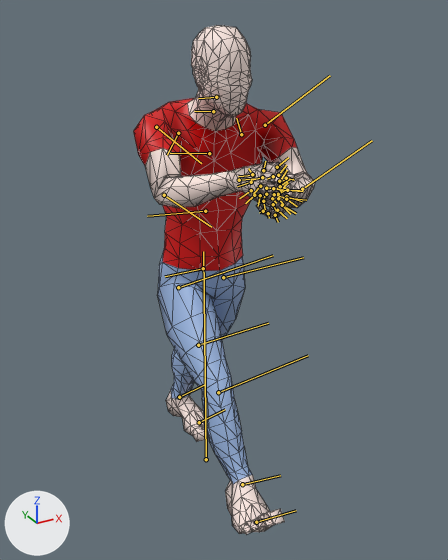
What one commit did to the FBX model Assets/FPS Character Animation Pack/Animations/Walking/SH/hip/My_Walk_Forward_HipAimed_SH.fbx.
Both versions are drawn from a 50 mm lens placed at (-0.969, -1.918, 1.788), pointed at (0.028, -0.106, 0.882). Lighting does not change. The marker at lower left points along +X, +Y and +Z. Both versions are drawn at frame 32 of the action 'Take 001'; the numbers are the values there. The bones that bend it are drawn over the model as lines. Mesh edges are drawn as thin lines.

In view in the first picture: 'HumanoidAvatar2_0'.
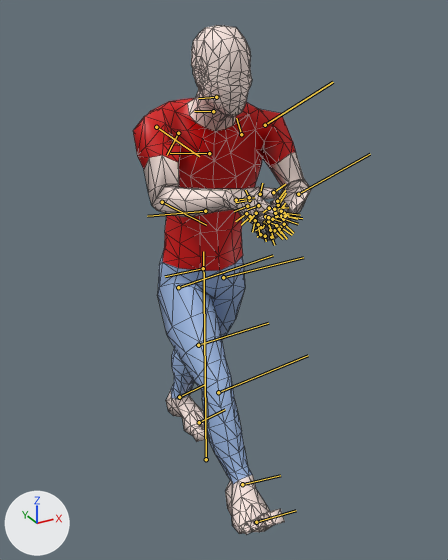
The change in detail:
Bone 'leftArm1_LoResUpperArm' (bone_leftarm1_loresupperarm) turns from (-40, -69, -12) to (-17, -66, -34) degrees about its own x, y and z.
Bone 'rightArm1_LoResUpperArm' (bone_rightarm1_loresupperarm) turns from (-22, -63, -33) to (-7, -58, -49) degrees about its own x, y and z.

What differs and where, as boxes [x1, y1, x2, y2] in the pictures (448 x 560 px):
'HumanoidAvatar2_0', posed: before [133, 25, 315, 534]; after [133, 25, 311, 534]
bone 'leftArm1_LoResUpperArm', root to tip: before (265, 125) to (330, 75); after (265, 125) to (333, 82)
bone 'rightArm1_LoResUpperArm', root to tip: before (156, 127) to (201, 163); after (156, 127) to (199, 156)
